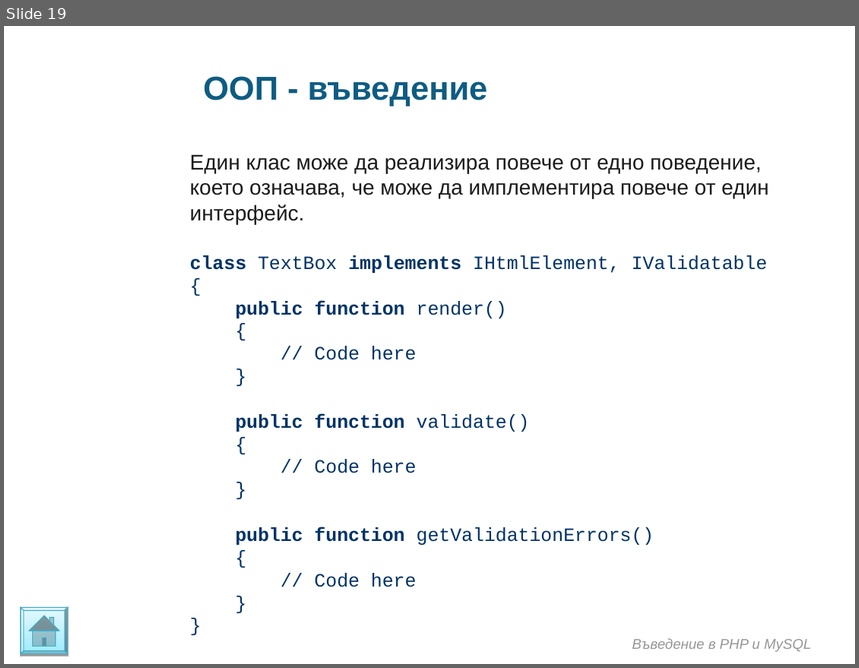
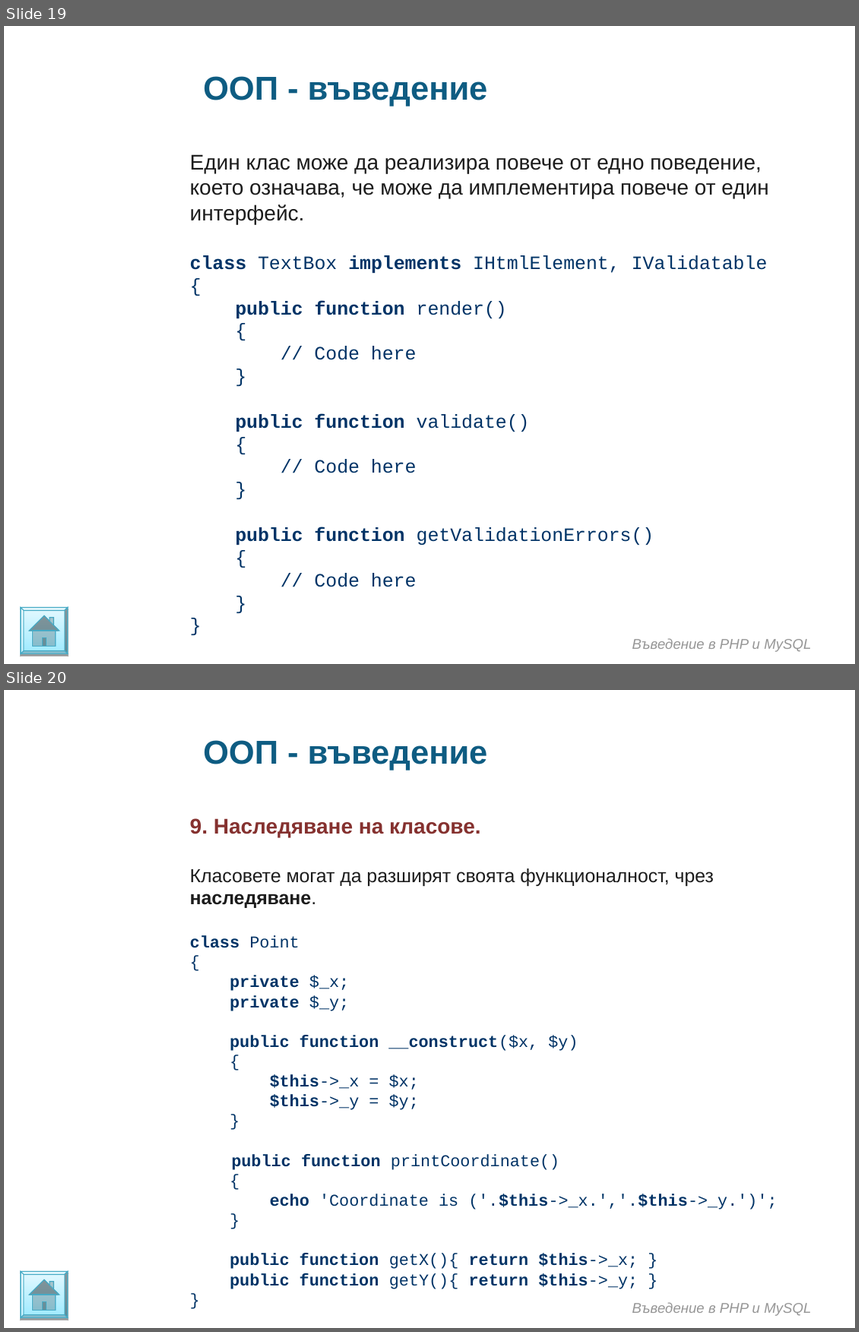
Before and after one commit to ivanstoynov/php-learning, a slide deck: Materials/PHP/Introduction in OOP.ppt. Shown one above the other, each under a label of ours: slide 19 before the commit, slides 19 and 20 after it. The pictures are 859x668 and 859x1332 pixels, drawn with LibreOffice and Linux fonts; fonts in the diff are those of the drawing; background and template pictures are left out. Boxes give left, top, right and bottom in pixels: in the first picture for what was removed or moved away, otherwise in the second. Text is boxed around its words. In the diff, an @@ line names an element or a change of style, - is before the commit and + after.

```diff
--- a/Materials/PHP/Introduction in OOP.ppt
+++ b/Materials/PHP/Introduction in OOP.ppt
@@ slide 20 added at [4, 690, 855, 1328], background picture (left out) @@
@@ text added at [203, 740, 488, 771], 28 pt, text #0E5C82, bold @@
+ООП - въведение
@@ text added at [190, 818, 777, 1290], 14 pt, text #003366 @@
+9. Наследяване на класове.
+Класовете могат да разширят своята функционалност, чрез наследяване.
+class Point
+{
+private $_x;
+private $_y;
+public function __construct($x, $y)
+{
+$this->_x = $x;
+$this->_y = $y;
+}
+public function printCoordinate()
+{
+echo 'Coordinate is ('.$this->_x.','.$this->_y.')';
+}
+public function getX(){ return $this->_x; }
+public function getY(){ return $this->_y; }
+}
@@ freeform shape added at [21, 1272, 68, 1319], fill gradient #9EEAFF to #E4F9FF, outline #46AAC5 0.74 pt @@
@@ text added at [633, 1303, 811, 1316], 12 pt, text #969696, italic @@
+Въведение в PHP и MySQL
```
Also in this commit, not shown: 2 slides changed, 11 other slides added, 2 other files.
